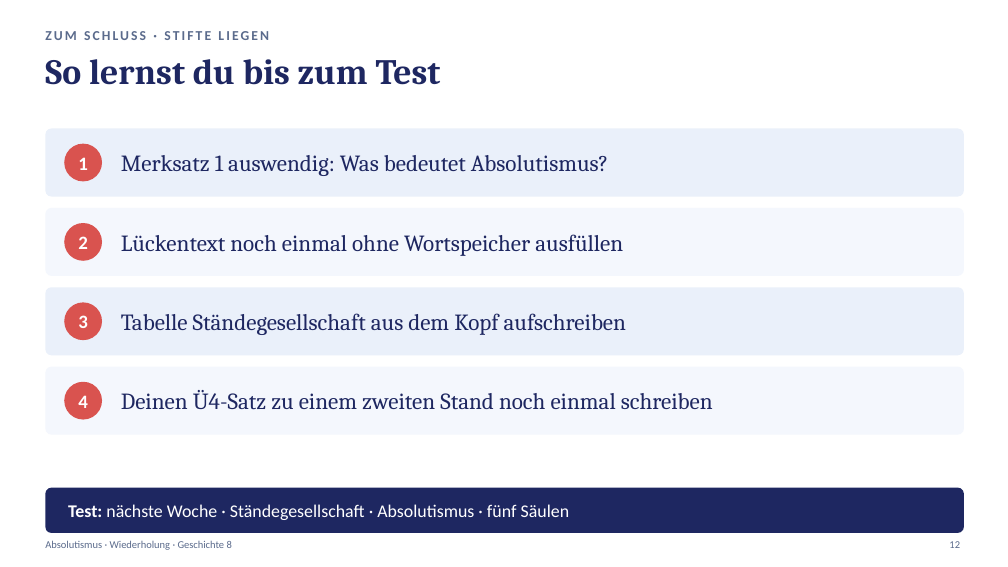
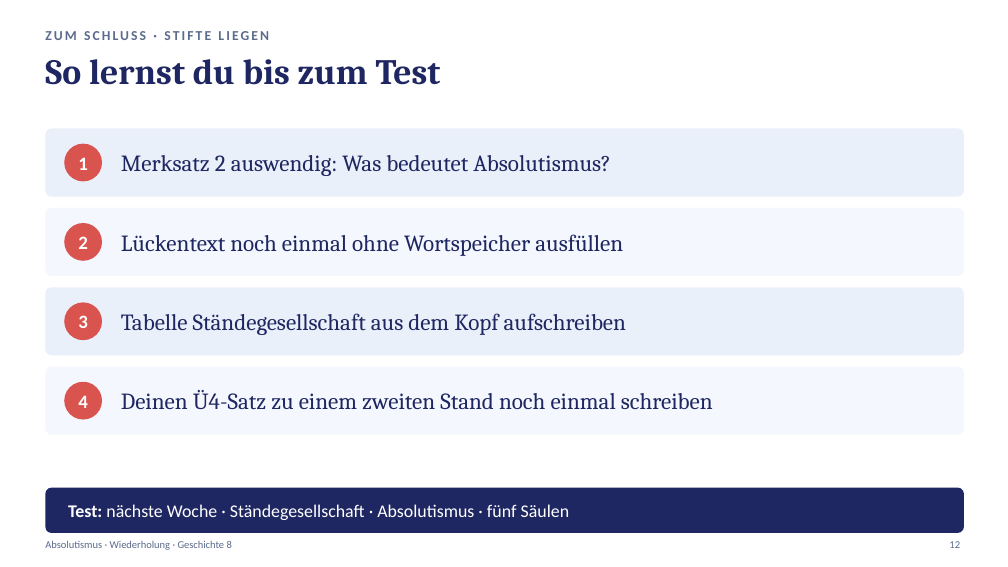
Before and after one commit to golzkonstantin-gif/Schule, a slide deck: slide 12 of Geschichte_8/Absolutismus_Wiederholung/Praesentation_Absolutismus_Wiederholung.pptx. Drawn at 1008x567 pixels with LibreOffice and Linux fonts; fonts in the diff are those of the drawing. Boxes give left, top, right and bottom in pixels: in the first picture for what was removed or moved away, otherwise in the second. Text is boxed around its words. In the diff, an @@ line names an element or a change of style, - is before the commit and + after.

```diff
--- a/Geschichte_8/Absolutismus_Wiederholung/Praesentation_Absolutismus_Wiederholung.pptx
+++ b/Geschichte_8/Absolutismus_Wiederholung/Praesentation_Absolutismus_Wiederholung.pptx
@@ text at box(121, 155, 611, 176): text changed @@
-Merksatz 1 auswendig: Was bedeutet Absolutismus?
+Merksatz 2 auswendig: Was bedeutet Absolutismus?
```
Also in this commit, not shown: 5 other slides changed, 6 other files.
